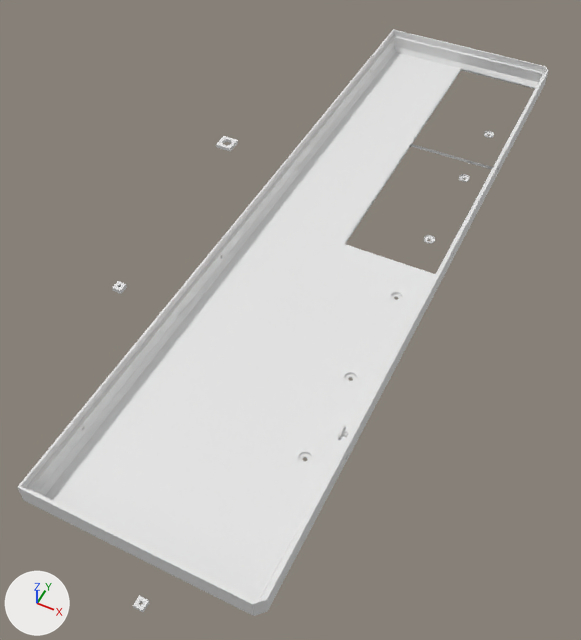
Renders of the Blender file fullsize/fullsize.blend from each side of a commit.
Both versions are drawn from a 50 mm lens placed at (83.0, -434.0, 308.0), pointed at (-65.0, -137.0, -63.0). The axes (+X, +Y, +Z) are drawn at lower left. The lights are the same throughout.

Objects in the first picture: 'case center left', 'case center right', 'case right', 'vert screw hole.005'.
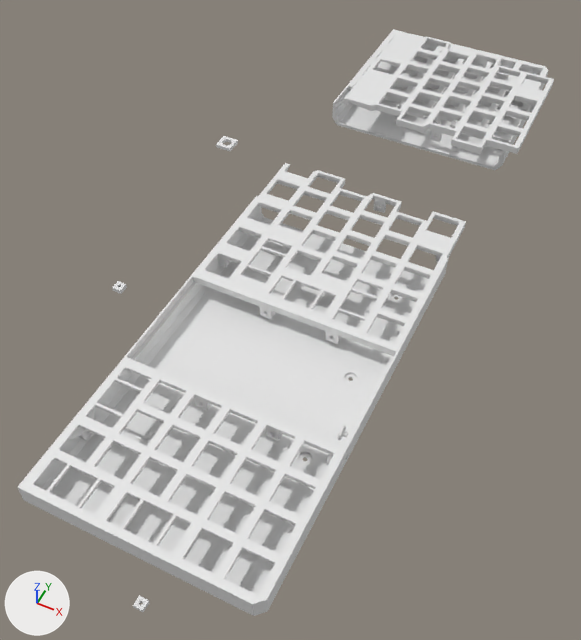
Where the newer file only moved an object's origin or applied its transform, the numbers keep the older frame.

Changed parts and their boxes (x1, y1, x2, y2) in the pictures (581 x 640 px):
```json
{"object": "numpad", "change": "shown", "after": [21, 357, 345, 602]}
{"object": "plate right", "change": "shown", "after": [193, 163, 466, 356]}
{"object": "vert screw hole.005", "change": "reshaped", "before": [333, 29, 549, 168], "after": [332, 29, 549, 170]}
{"object": "case center left", "change": "hidden", "before": [257, 103, 506, 271]}
{"object": "plate center", "change": "shown", "after": [344, 31, 554, 154]}
{"object": "plate left", "change": "shown", "after": [348, 30, 547, 143]}
{"part": 1, "of": "me_plane_021", "change": "added", "after": [411, 76, 524, 167]}
```

Scene script edits in JSON lines:
```json
{"block": "me_plane_021", "where": "# used by ob_vert_screw_hole_005; location = (3.1, -73.7, -0.5); scale = (0.99, 0.99, 1.0)"}
{"op": "remove", "block": "me_plane_021", "code": "me_plane_021.from_pydata(...)  # 460 vertices, 364 faces; spans x -97.0..18.0, y 54.3..159.3, z 0.0..16.0"}
{"op": "add", "block": "me_plane_021", "code": "me_plane_021.from_pydata(...)  # 460 vertices, 372 faces; spans x -97.0..18.0, y 54.3..159.3, z 0.0..16.0"}
{"block": "me_plane_021", "change": "me_plane_021 part 1"}
{"block": "me_plane_021", "change": "8 new faces join them"}
{"block": "me_plane_017", "where": "# used by ob_case_center_left; location = (-18.0, 95.6, 17.5); scale = (0.99, 0.99, 1.0)"}
{"op": "remove", "block": "me_plane_017", "code": "me_plane_017.from_pydata(...)  # 570 vertices, 434 faces; spans x -75.6..39.3, y -221.7..-116.7, z -18.0..-2.0"}
{"op": "add", "block": "me_plane_017", "code": "me_plane_017.from_pydata(...)  # 570 vertices, 442 faces; spans x -58.2..57.9, y -320.6..-214.5, z -35.5..-19.5"}
{"block": "me_plane_017", "change": "me_plane_017 part 2: 570 vertices removed from x -75.6..39.3, y -221.7..-116.7, z -18.0..-2.0; 570 vertices added at x -58.2..57.9, y -320.6..-214.5, z -35.5..-19.5"}
{"block": "me_plane", "where": "# used by ob_plate_center; location = (9.8, 58.7, 12.5); scale = (0.99, 0.99, 1.0)"}
{"op": "remove", "block": "me_plane", "code": "me_plane.from_pydata(...)  # 749 vertices, 650 faces; spans x -102.7..10.2, y -161.3..-55.0, z -7.4..3.0"}
{"op": "add", "block": "me_plane", "code": "me_plane.from_pydata(...)  # 749 vertices, 650 faces, 4 loose edges; spans x -91.9..19.9, y -101.0..4.3, z 5.1..15.5"}
{"block": "me_plane", "change": "me_plane part 3: 749 vertices removed from x -102.7..10.2, y -161.3..-55.0, z -7.4..3.0; 749 vertices added at x -91.9..19.9, y -101.0..4.3, z 5.1..15.5"}
{"op": "add", "block": "ob_case_center_left", "code": "ob_case_center_left.hide_viewport = True"}
{"op": "remove", "block": "ob_numpad", "code": "ob_numpad.hide_viewport = True"}
{"op": "remove", "block": "ob_plate_left", "code": "ob_plate_left.hide_viewport = True"}
{"op": "remove", "block": "ob_plate_right", "code": "ob_plate_right.hide_viewport = True"}
{"op": "remove", "block": "ob_plate_center", "code": "ob_plate_center.hide_viewport = True"}
```
